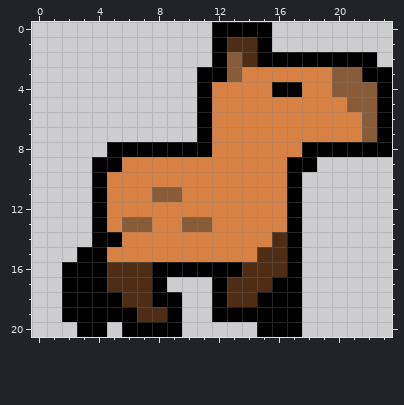
One commit to this pixel-art sprite: CapyGame2/res/capy/right/capy_right_walk_12.png. Above is the file before it was changed.
The file is 24x21 pixels.
The result:
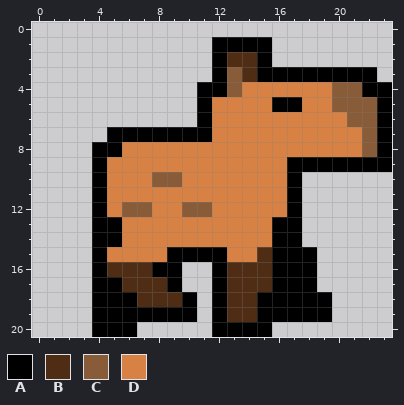
Palette (. is transparent): A #000000  B #4f2c14  C #885b39  D #d78244
Change:
y 0: x 12..15 AAAA -> ....
y 1: x 13..14 BB -> AA
y 2: x 13 C -> B; x 16..22 AAAAAAA -> .......
y 3: x 11 A -> .; x 14..21 DDDDDDCC -> BAAAAAAA; x 23 A -> .
y 4: x 12..13 DD -> AC; x 16..17 AA -> DD; x 22 C -> A
y 5: x 16..17 DD -> AA; x 20 D -> C
y 6: x 21 D -> C
y 7: x 5..10 ...... -> AAAAAA
y 8: x 4 . -> A; x 6..11 AAAAAA -> DDDDDD; x 18..22 AAAAA -> DDDDC
y 9: x 5 A -> D; x 19..23 ..... -> AAAAA
y 10: x 8..9 DD -> CC
y 11: x 8..9 CC -> DD
y 12: x 6..7 DD -> CC; x 10..11 DD -> CC
y 13: x 5..7 DCC -> ADD; x 10..11 CC -> DD; x 16 D -> A
y 14: x 16 B -> A
y 15: x 3 A -> .; x 9..12 DDDD -> AAAA; x 16 B -> A; x 18 . -> A
y 16: x 2..3 AA -> ..; x 10..11 AA -> ..; x 13 A -> B; x 16 B -> A; x 18 . -> A
y 17: x 2..3 AA -> ..; x 5 B -> A; x 8..9 A. -> BA; x 18 . -> A
y 18: x 2..3 AA -> ..; x 6 B -> A; x 8..10 AA. -> BBA; x 18..19 .. -> AA
y 19: x 2..3 AA -> ..; x 7..8 BB -> AA; x 10 . -> A; x 13..14 AA -> BB; x 18..19 .. -> AA
y 20: x 3 A -> .; x 5 . -> A; x 7..9 AAA -> ...; x 12..14 ... -> AAA; x 16..17 AA -> ..
Boxes around the changes in both pictures, in picture pixels (x1, y1, x2, y2):
changed: (62, 22, 392, 337)
